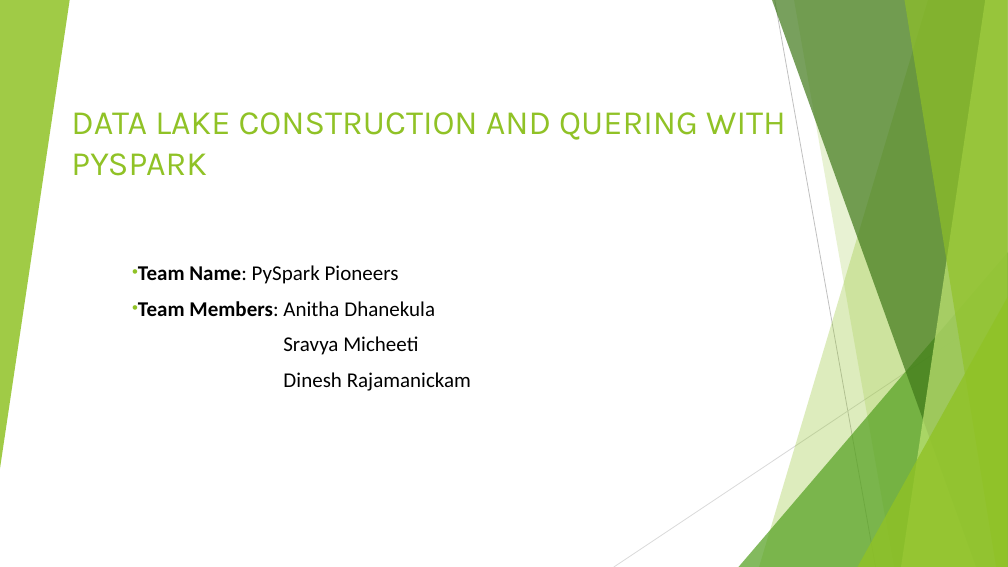
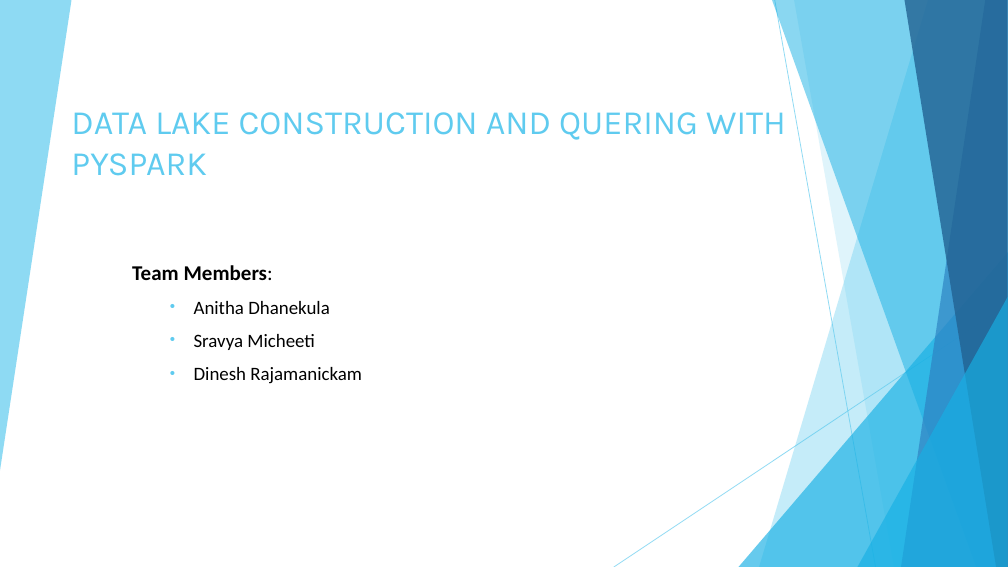
Before and after one commit to rdinesh808/Data_Lake_Construction_and_Querying_With_PySpark, a slide deck: slide 1 of Data_Lake_Construction_and_Querying_With_PySpark.pptx. Drawn at 1008x567 pixels with LibreOffice and Linux fonts; fonts in the diff are those of the drawing. Boxes give left, top, right and bottom in pixels: in the first picture for what was removed or moved away, otherwise in the second. Text is boxed around its words. In the diff, an @@ line names an element or a change of style, - is before the commit and + after.

```diff
--- a/Data_Lake_Construction_and_Querying_With_PySpark.pptx
+++ b/Data_Lake_Construction_and_Querying_With_PySpark.pptx
@@ triangle removed at [0,0,70,469] @@
@@ freeform shape added at [0,0,71,470], fill #5FCBEF at 70% opacity @@
@@ freeform shape at [759,0,1008,567]: fill #90C226 at 30% opacity to #5FCBEF at 36% opacity @@
@@ freeform shape at [772,0,1008,567]: fill #3F7819 at 70% opacity to #17B0E4 at 50% opacity @@
@@ line (775, 0) - (876, 567): stroke #BFBFBF 0.75 pt to #5FCBEF 0.75 pt @@
@@ freeform shape at [794,0,1008,567]: fill #90C226 at 20% opacity to #5FCBEF at 20% opacity @@
@@ freeform shape at [901,0,1008,567]: fill #C0E474 at 70% opacity to #2E83C3 at 70% opacity @@
@@ freeform shape at [904,0,1008,567]: fill #90C226 at 65% opacity to #226292 at 80% opacity @@
@@ title "DATA LAKE CONSTRUCTION AND QUERING ..." at [71,112,786,176]: text colour #90C226 to #5FCBEF @@
@@ subtitle at [132,265,330,314]: text changed; size 20 to 18 pt @@
-• Team Name: PySpark Pioneers
-• Team Members: Anitha Dhanekula
+Team Members:
+  • Anitha Dhanekula
@@ triangle at [739,252,1008,567]: fill #54A021 at 72% opacity to #17B0E4 at 66% opacity @@
@@ triangle at [858,297,1008,567]: fill #90C226 at 80% opacity to #17B0E4 at 66% opacity @@
@@ line (1008, 305) - (614, 567): stroke #D9D9D9 0.75 pt to #5FCBEF 0.75 pt @@
@@ subtitle at [194,334,362,384]: size 20 to 18 pt in "Sravya Micheeti", "Dinesh Rajamanickam"; bullet none to •; list level 4 to 2 in "Sravya Micheeti"; list level 4 to 2 in "Dinesh Rajamanickam" @@
```
Also in this commit, not shown: 4 other slides changed, 6 slides added, 1 slide removed, 3 other files.
